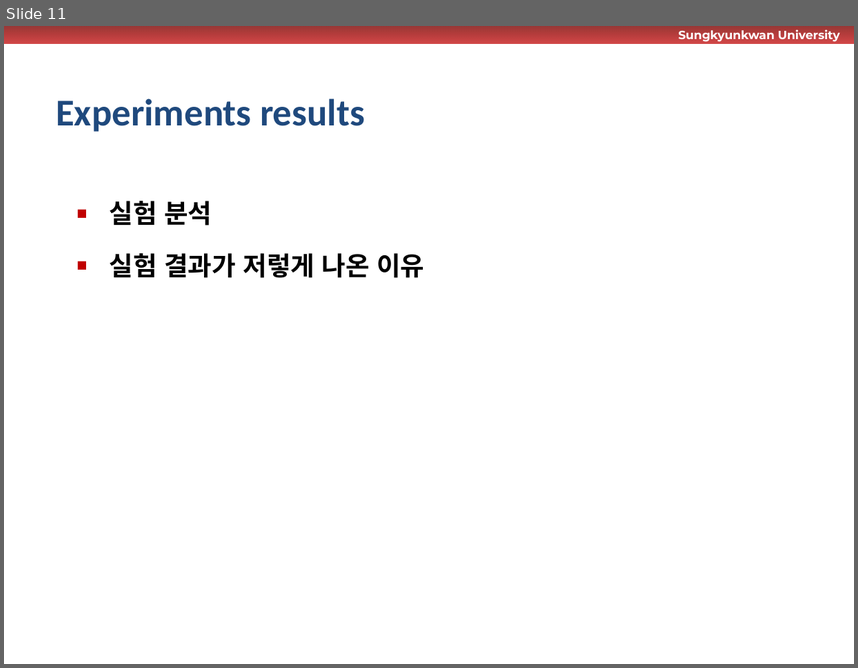
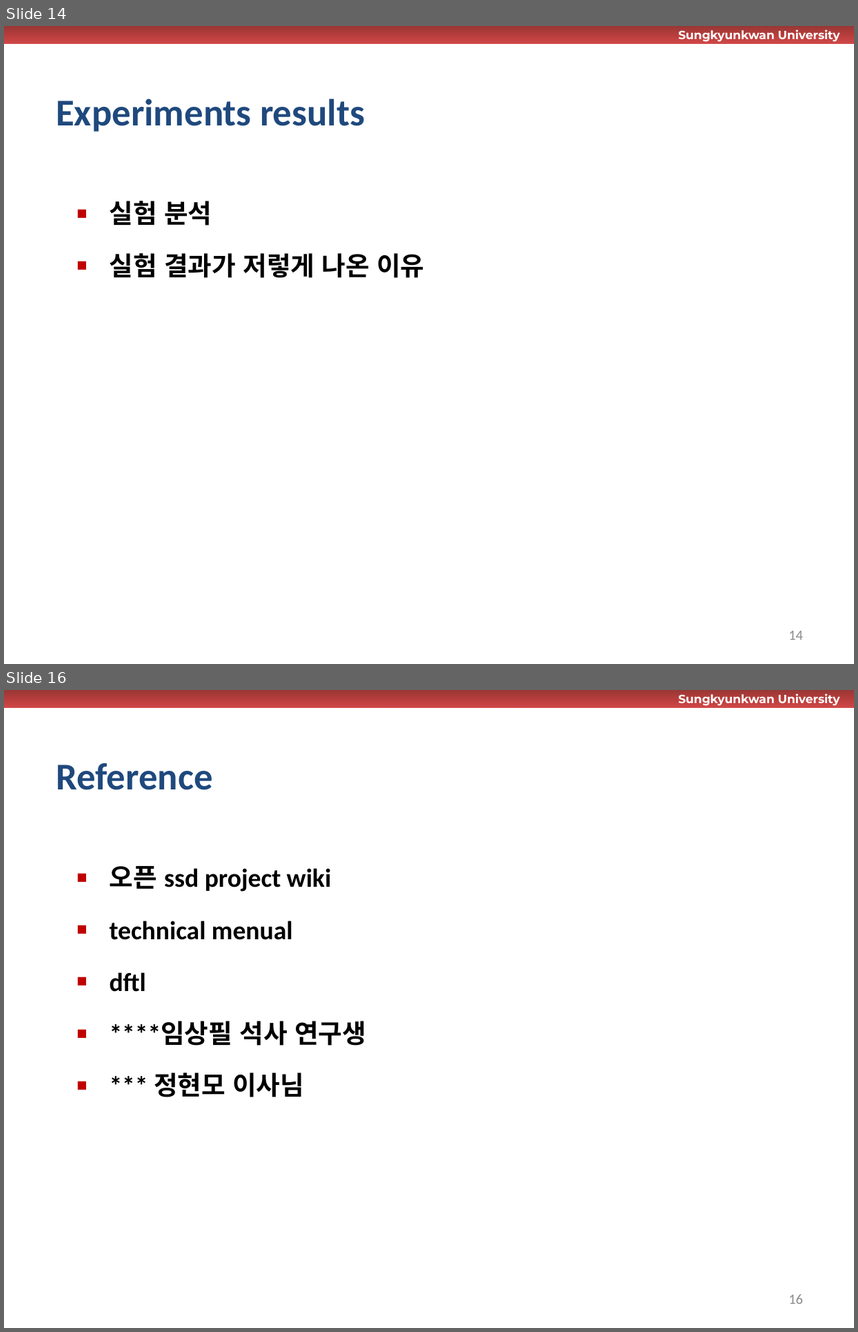
Before and after one commit to wurikiji/tutorial2-dev, a slide deck: docs/1차_완료_및_테스트.pptx. Shown one above the other, each under a label of ours: slide 11 before the commit, slides 14 and 16 after it; the slides between them are not shown. The pictures are 858x668 and 858x1332 pixels, drawn with LibreOffice and Linux fonts; fonts in the diff are those of the drawing; background and template pictures are left out. Boxes give left, top, right and bottom in pixels: in the first picture for what was removed or moved away, otherwise in the second. Text is boxed around its words. In the diff, an @@ line names an element or a change of style, - is before the commit and + after.

```diff
--- a/docs/1차_완료_및_테스트.pptx
+++ b/docs/1차_완료_및_테스트.pptx
@@ slide 16 added at [4, 690, 854, 1328], background #FFFFFF; not listed: 2 template elements that a slide beside it also shows @@
@@ title added at [56, 763, 212, 790], 32 pt, text #1F497D, bold @@
+Reference
@@ text added at [110, 866, 366, 1097], 22 pt, text #000000, bold @@
+▪ 오픈 ssd project wiki
+▪ technical menual
+▪ dftl
+▪ ****임상필 석사 연구생
+▪ *** 정현모 이사님
@@ page number added at [789, 1294, 803, 1303], 12 pt, text #8C8C8C @@
+16
@@ what was slide 11 is now slide 14 @@
@@ slide 14 changed as well @@
@@ page number added at [789, 630, 803, 639], 12 pt, text #8C8C8C @@
+14
```
Also in this commit, not shown: 10 other slides changed, 5 other slides added, 1 slide removed.
